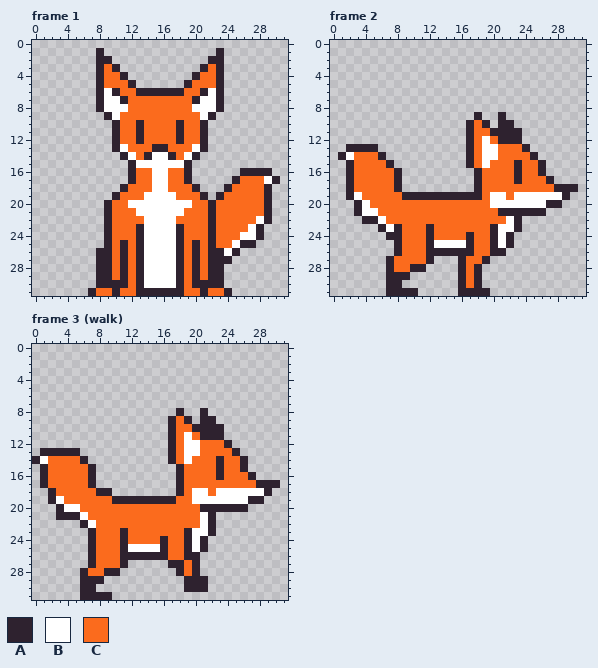
Pixel-art file: Arte_Y_Diseño/Archivos Editables/zorro_estados.aseprite. The picture above was drawn from the file before the commit.
32x32 pixels, 7 frames. Shown: frame 1, frame 2, frame 3 (walk). The commit also changed other frames, which this record leaves out.
Palette (. is transparent): A #2e222f  B #ffffff  C #fb6b1d
Once edited:
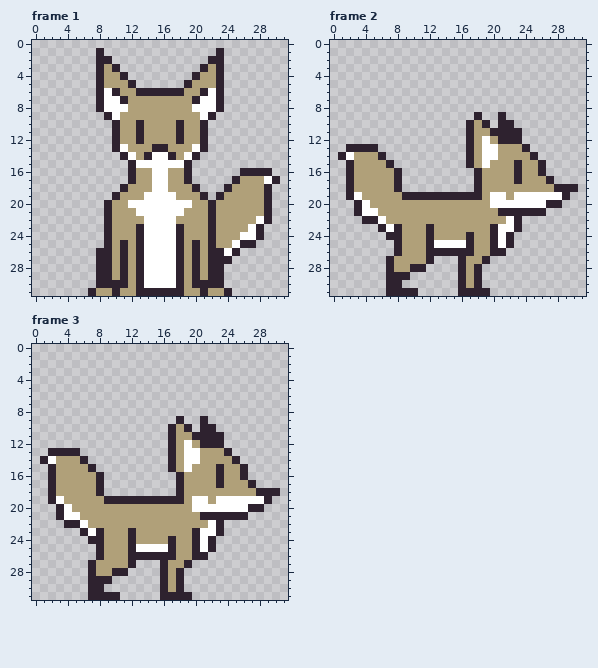
From old to new:
@@ palette @@
-C #fb6b1d
+C #b0a079
--- frame 3, layers "cabeza", "cola", "tronco"
@@ x 0..31 @@
  7 ................................
- 8 ..................A..A..........
- 9 .................ACA.AA.........
-10 .................ACCAAAA........
-11 .................ACBCAAA........
-12 .................ACBBCCCA.......
-13 .AAAAA...........ACBBCCCCA......
-14 ABCCCCA..........ACBCCCACCA.....
-15 .ACCCCCA..........ACCCCACCA.....
-16 .ACCCCCA..........ACCCCACCCA....
-17 .ACCCCCA..........ACCCCCCCCCAAA.
-18 ..ACCCCCAA........ACBBCBBBBBBA..
-19 ..ABCCCCCCAAAAAAAACCBBBBBBBAA...
-20 ...ABBCCCCCCCCCCCCCCCAAAAAA.....
-21 ...AAABCCCCCCCCCCCCCCBA.........
-22 ......ABCCCCCCCCCCCCCBA.........
-23 .......ACCCACCCCCCCABBA.........
-24 .......ACCCACCCCACCABA..........
-25 .......ACCCABBBBACCABA..........
-26 .......ACCCAAAAAACCAA...........
-27 .......ACCCA.....AACA...........
-28 ......ACCAA.......ACA...........
-29 ......AAA..........AAA..........
-30 ......AA...........AAA..........
-31 ......AAAA......................
+ 8 ................................
+ 9 ..................A..A..........
+10 .................ACA.AA.........
+11 .................ACCAAAA........
+12 .................ACBCAAA........
+13 ..AAAA...........ACBBCCCA.......
+14 .ABCCCA..........ACBBCCCCA......
+15 ..ACCCCA.........ACBCCCACCA.....
+16 ..ACCCCCA.........ACCCCACCA.....
+17 ..ACCCCCA.........ACCCCACCCA....
+18 ..ACCCCCA.........ACCCCCCCCCAAA.
+19 ..ABCCCCCAAAAAAAAAACBBCBBBBBBA..
+20 ...ABCCCCCCCCCCCCCCCBBBBBBBAA...
+21 ...ABBCCCCCCCCCCCCCCCAAAAAA.....
+22 ....AABCCCCCCCCCCCCCCCBA........
+23 ......ABACCCACCCCCCCABBA........
+24 .......AACCCACCCCACCABA.........
+25 ........ACCCABBBBACCABA.........
+26 ........ACCCAAAAAACCAA..........
+27 .......ACCCCA...ACCA............
+28 .......ACCAA....ACA.............
+29 .......AAA......ACA.............
+30 .......AA.......ACA.............
+31 .......AAAA.....AAAA............
Changed places in both pictures, as pixel boxes (x1, y1, x2, y2):
changed: (96, 64, 264, 296)
changed: (354, 120, 554, 288)
changed: (32, 408, 280, 600)
